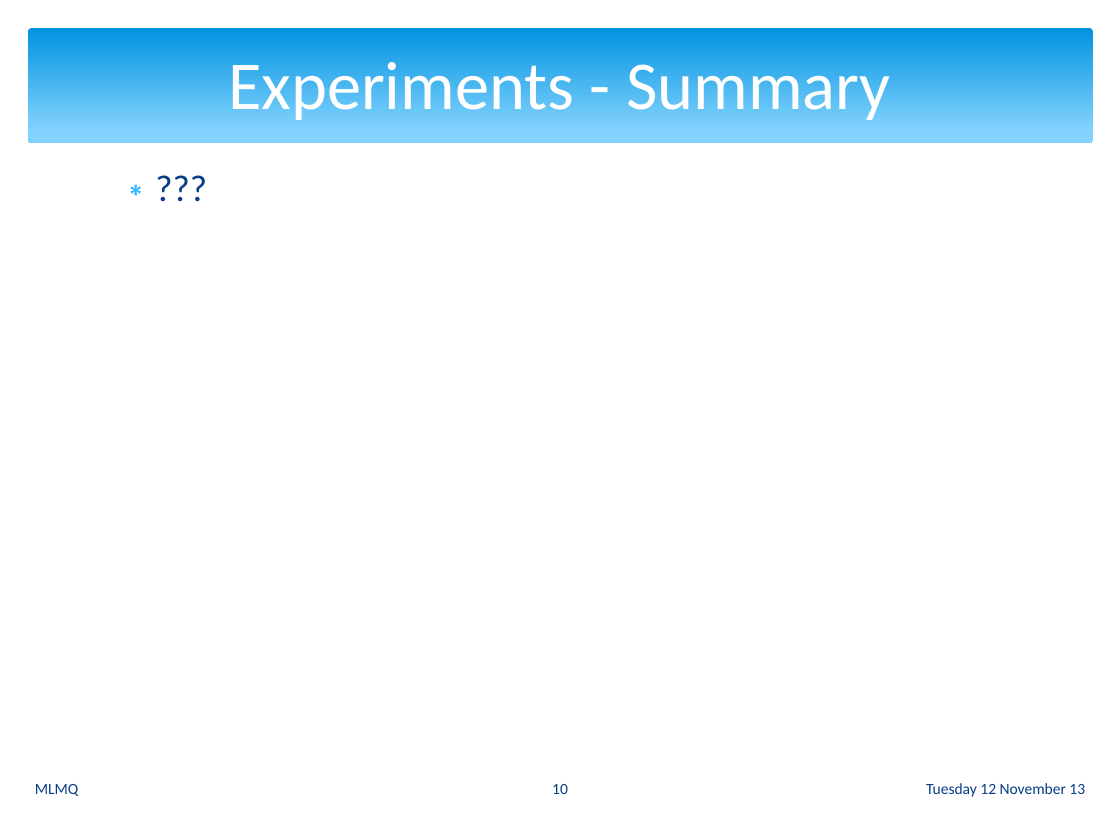
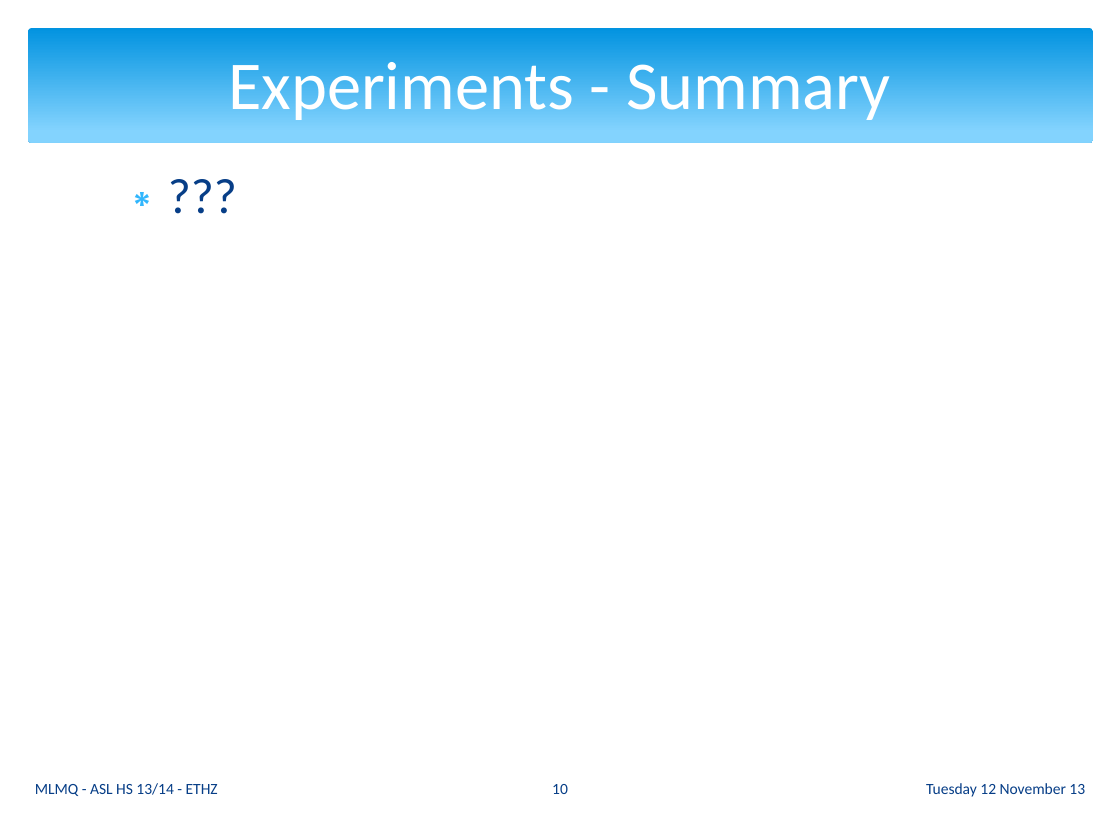
Before and after one commit to ganzm/AdvancedSystemsLab2013, a slide deck: slide 10 of doc/presentations/03 Milestone Presentation/mlmq.pptx. Drawn at 1120x840 pixels with LibreOffice and Linux fonts; fonts in the diff are those of the drawing. Boxes give left, top, right and bottom in pixels: in the first picture for what was removed or moved away, otherwise in the second. Text is boxed around its words. In the diff, an @@ line names an element or a change of style, - is before the commit and + after.

```diff
--- a/doc/presentations/03 Milestone Presentation/mlmq.pptx
+++ b/doc/presentations/03 Milestone Presentation/mlmq.pptx
@@ text "???" at bbox=[106, 159, 1014, 750]: size 24 to 32 pt; more space between paragraphs @@
@@ text at bbox=[35, 783, 218, 796]: text changed @@
-MLMQ
+MLMQ - ASL HS 13/14 - ETHZ
```
Also in this commit, not shown: 13 other slides changed.
